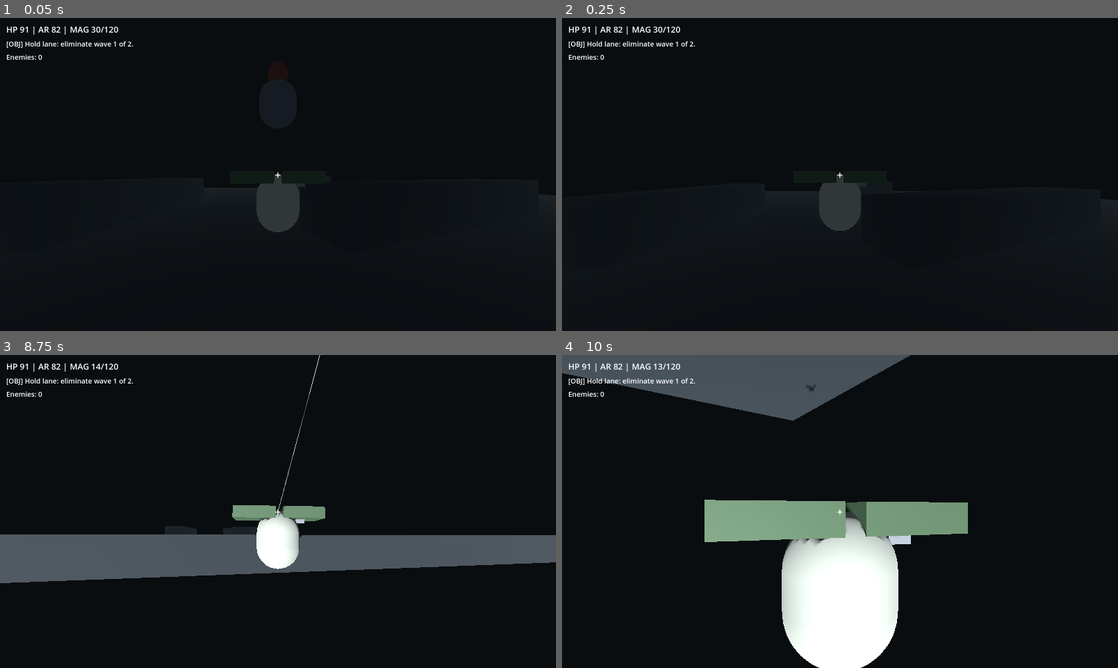
Above: before the commit, frames 1-4 (two rows, left to right).
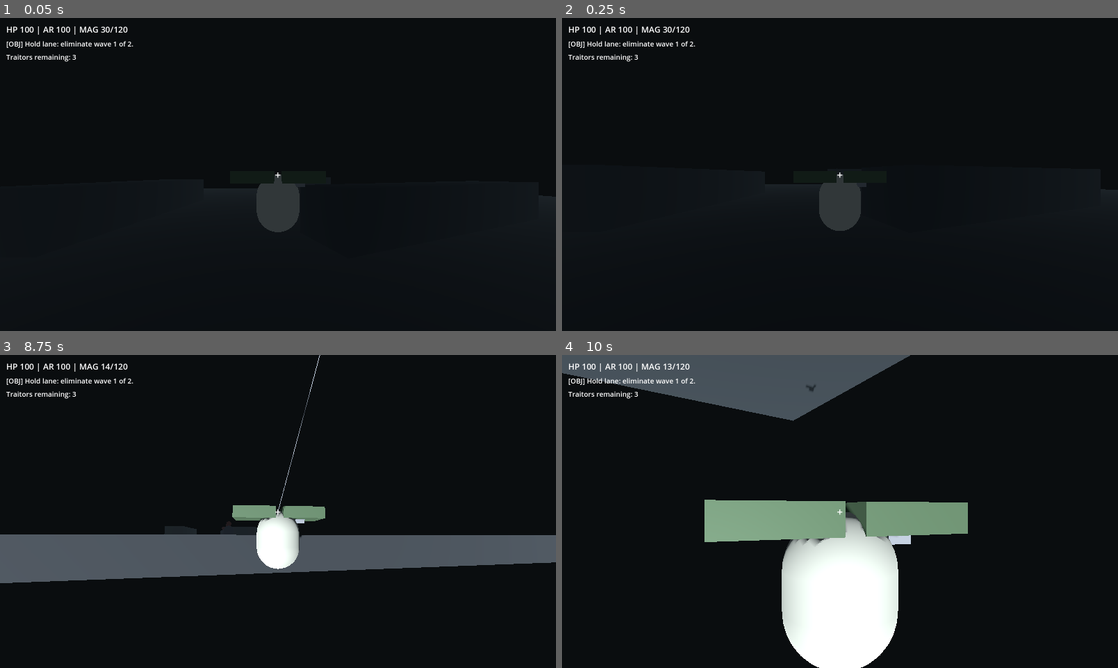
Above: after the commit, the same moments.

Repository: marcel-st/war30k-adventure
Game: Godot game, scene res://scenes/levels/SCN_LVL_VerticalSlice_01.tscn
Two runs of this game, one before a commit and one after it. Both use one fixed random seed, a clock stepped at 60 frames per second and the inputs below.
Inputs (mouse positions are in pixels of both pictures, inside the frame that each line leads up to):
- Up to frame 1 (0.05 s): no input
- Up to frame 2 (0.25 s): no input
- Up to frame 3 (8.75 s): move the mouse to (305, 511) at 0.52 s; hold Right mouse button (aim) 0.53-1.28 s; hold W (move_forward) 0.53-5.78 s; click (305, 511) at 0.67 s; tap Enter at 1.25, 2.75, 5 s; move the mouse to (250, 511) at 1.27 s; click (250, 511) at 1.35 s; tap Space at 2, 3.5, 6.5 s; move the mouse to (289, 505) at 2.02 s; hold Shift (sprint) 2.03-2.78 s; move the mouse to (272, 517) at 2.77 s; right-click (272, 517) at 2.85 s; click (272, 517) at 2.92 s; move the mouse to (316, 514) at 3.52 s; press the mouse at (316, 514) at 3.53 s; move the mouse to (233, 508) at 4.27 s; release the mouse at (233, 508) at 4.28 s; tap Shift (sprint) at 4.35 s; move the mouse to (283, 511) at 5.02 s; hold Right mouse button (aim) 5.03-5.78 s; click (283, 511) at 5.17 s; move the mouse to (255, 505) at 5.77 s; hold D (move_right) 5.78-6.53 s; click (255, 505) at 5.85 s; move the mouse to (305, 511) at 6.52 s; hold Shift (sprint) 6.53-7.28 s; hold W (move_forward) from 6.53 s (still down); move the mouse to (250, 511) at 7.27 s; right-click (250, 511) at 7.35 s; click (250, 511) at 7.42 s; move the mouse to (289, 505) at 8.02 s; press the mouse at (289, 505) at 8.03 s
- Up to frame 4 (10 s): move the mouse to (834, 517) at 8.77 s; release W (move_forward) at 8.78 s; release the mouse at (834, 517) at 8.78 s; hold A (move_left) 8.78-9.53 s; tap Shift (sprint) at 8.85 s; move the mouse to (878, 514) at 9.52 s; hold W (move_forward) from 9.53 s (still down); hold Right mouse button (aim) from 9.53 s (still down); click (878, 514) at 9.67 s

The runs differ from the first frame. In frame 1, 0.4% of the frame differs, in the area x 1-100%, y 2-57%; in frame 2, 0.4%; in frame 3, 0.4%, in the area x 1-100%, y 2-73%; in frame 4, 0.4%.
Error before the commit: Invalid assignment of property or key 'text' with value of type 'String' on a base object of type 'null instance'. (res://scripts/ui/UI_HUDController.gd:28)

Commit message:
Fix milestone2 HUD and wave spawn runtime issues

Diff:
--- a/tps/scenes/levels/SCN_LVL_VerticalSlice_01.tscn
+++ b/tps/scenes/levels/SCN_LVL_VerticalSlice_01.tscn
@@ -129,6 +129,17 @@
 [node name="EnemySpawnC" type="Marker3D" parent="."]
 transform = Transform3D(1, 0, 0, 0, 1, 0, 0, 0, 1, -1, 1.2, -17)
 
+[node name="WaveSpawnPoints" type="Node3D" parent="."]
+
+[node name="WaveSpawnA" type="Marker3D" parent="WaveSpawnPoints"]
+transform = Transform3D(1, 0, 0, 0, 1, 0, 0, 0, 1, -6, 1.2, -10)
+
+[node name="WaveSpawnB" type="Marker3D" parent="WaveSpawnPoints"]
+transform = Transform3D(1, 0, 0, 0, 1, 0, 0, 0, 1, 7, 1.2, -13)
+
+[node name="WaveSpawnC" type="Marker3D" parent="WaveSpawnPoints"]
+transform = Transform3D(1, 0, 0, 0, 1, 0, 0, 0, 1, -1, 1.2, -17)
+
 [node name="ExtractionZone" type="Area3D" parent="."]
 transform = Transform3D(1, 0, 0, 0, 1, 0, 0, 0, 1, 0, 1, -22)
 collision_layer = 1
--- a/tps/scripts/mission/MIS_VS01_Controller.gd
+++ b/tps/scripts/mission/MIS_VS01_Controller.gd
@@ -1,7 +1,6 @@
 extends Node3D
 
 @onready var extraction_zone: Area3D = $ExtractionZone
-@onready var wave_spawn_points: Node3D = $WaveSpawnPoints
 @onready var enemy_container: Node3D = $Enemies
 
 const TRAITOR_SCENE: PackedScene = preload("res://scenes/enemies/SCN_EnemyTraitorMarine.tscn")
@@ -46,17 +45,18 @@
 	for i in range(enemies_to_spawn):
 		var spawn_position: Vector3 = _pick_spawn_position(i)
 		var enemy: Node3D = TRAITOR_SCENE.instantiate()
-		enemy.global_position = spawn_position
 		enemy.tree_exited.connect(_on_enemy_tree_exited.bind(enemy))
 		enemy_container.add_child(enemy)
+		enemy.global_position = spawn_position
 		_active_enemies.append(enemy)
 	_wave_index += 1
 
 func _pick_spawn_position(index: int) -> Vector3:
-	if wave_spawn_points.get_child_count() == 0:
+	var marker_nodes: Array[Node] = get_tree().get_nodes_in_group("enemy_spawn")
+	if marker_nodes.is_empty():
 		return Vector3(0.0, 1.1, -10.0 - float(index) * 2.5)
-	var marker_index: int = index % wave_spawn_points.get_child_count()
-	var marker: Node3D = wave_spawn_points.get_child(marker_index) as Node3D
+	var marker_index: int = index % marker_nodes.size()
+	var marker: Node3D = marker_nodes[marker_index] as Node3D
 	if marker:
 		return marker.global_position
 	return Vector3(0.0, 1.1, -10.0 - float(index) * 2.5)
--- a/tps/scripts/ui/UI_HUDController.gd
+++ b/tps/scripts/ui/UI_HUDController.gd
@@ -1,7 +1,7 @@
 extends CanvasLayer
 
 @onready var stats_label: Label = $Margin/VBox/TopRow/StatsLabel
-@onready var enemy_count_label: Label = $Margin/VBox/EnemyCountLabel
+@onready var enemy_count_label: Label = $Margin/VBox/EnemiesLabel
 @onready var objective_label: Label = $Margin/VBox/ObjectiveLabel
 
 func _ready() -> void:
@@ -18,11 +18,14 @@
 	_on_objective_changed(GameState.objective_text, GameState.objective_completed)
 
 func _on_player_stats_changed(health: float, armor: float, magazine: int, reserve: int) -> void:
-	stats_label.text = "HP %d | AR %d | MAG %d/%d" % [int(round(health)), int(round(armor)), magazine, reserve]
+	if stats_label:
+		stats_label.text = "HP %d | AR %d | MAG %d/%d" % [int(round(health)), int(round(armor)), magazine, reserve]
 
 func _on_objective_changed(text: String, completed: bool) -> void:
 	var prefix := "[DONE] " if completed else "[OBJ] "
-	objective_label.text = "%s%s" % [prefix, text]
+	if objective_label:
+		objective_label.text = "%s%s" % [prefix, text]
 
 func _on_enemies_remaining_changed(remaining: int) -> void:
-	enemy_count_label.text = "Traitors remaining: %d" % remaining
+	if enemy_count_label:
+		enemy_count_label.text = "Traitors remaining: %d" % remaining
